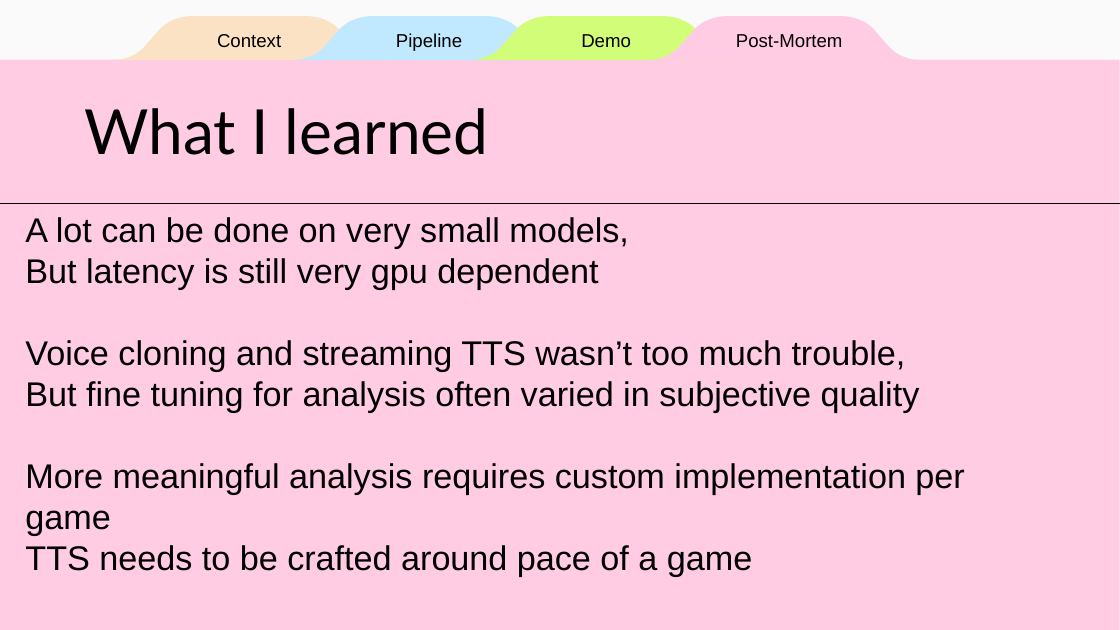
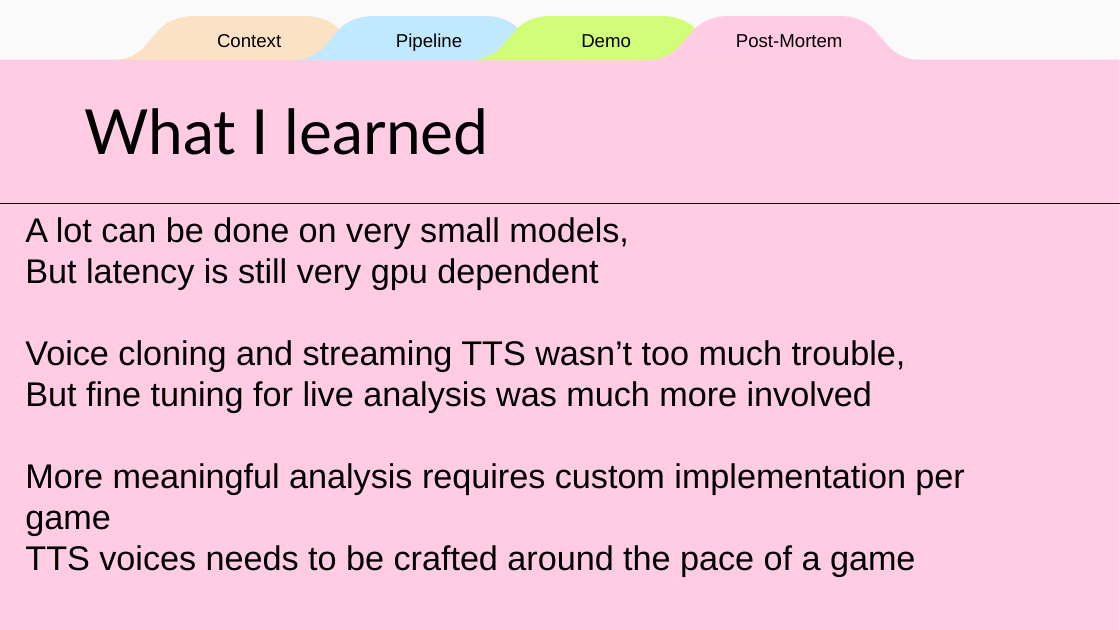
Before and after one commit to dannys0n/OpenCast, a slide deck: slide 20 of Presentation/OpenCast.pptx (slide 19 before the commit). Drawn at 1120x630 pixels with LibreOffice and Linux fonts; fonts in the diff are those of the drawing. Boxes give left, top, right and bottom in pixels: in the first picture for what was removed or moved away, otherwise in the second. Text is boxed around its words. In the diff, an @@ line names an element or a change of style, - is before the commit and + after.

```diff
--- a/Presentation/OpenCast.pptx
+++ b/Presentation/OpenCast.pptx
@@ subtitle at <box>25,381,872,413</box>: text changed @@
-But fine tuning for analysis often varied in subjective quality
+But fine tuning for live analysis was much more involved
@@ subtitle at <box>25,545,915,577</box>: text changed @@
-TTS needs to be crafted around pace of a game
+TTS voices needs to be crafted around the pace of a game
```
Also in this commit, not shown: 4 other slides changed, 3 slides added, 1 slide removed.
